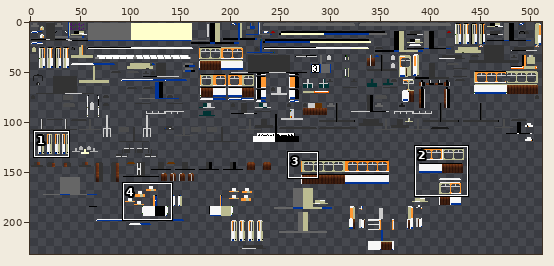
Two states of a sprite sheet, src/main/resources/assets/tc/textures/trains/Duewag_GT6ER_White.png. Above, an overview of the earlier version with the close-up marked.
Close-up. The starting point:
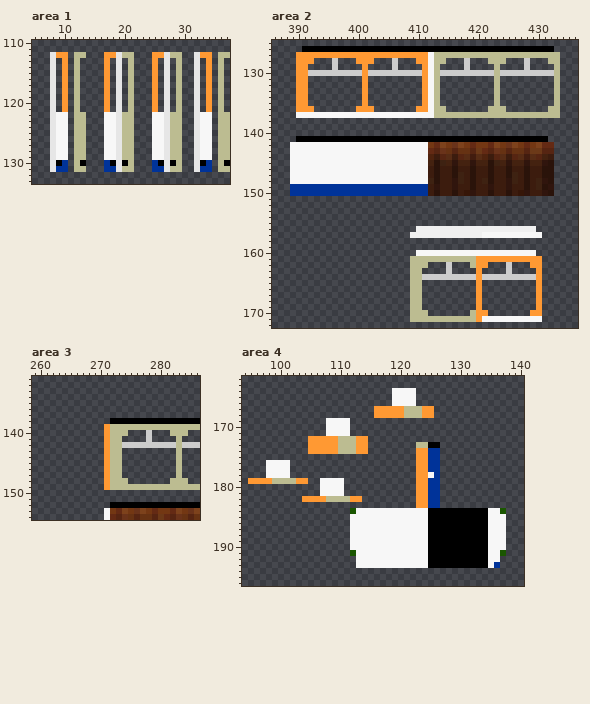
The file is 512x256 pixels. Colours within 5 levels of each other are drawn and written as one. Shown: area 1: x 5..37, y 110..133; area 2: x 386..436, y 125..172; area 3: x 259..286, y 131..154; area 4: x 94..140, y 162..196. The wide view leaves out empty margins. The commit also changed other parts of the picture, which this record leaves out.
The result:
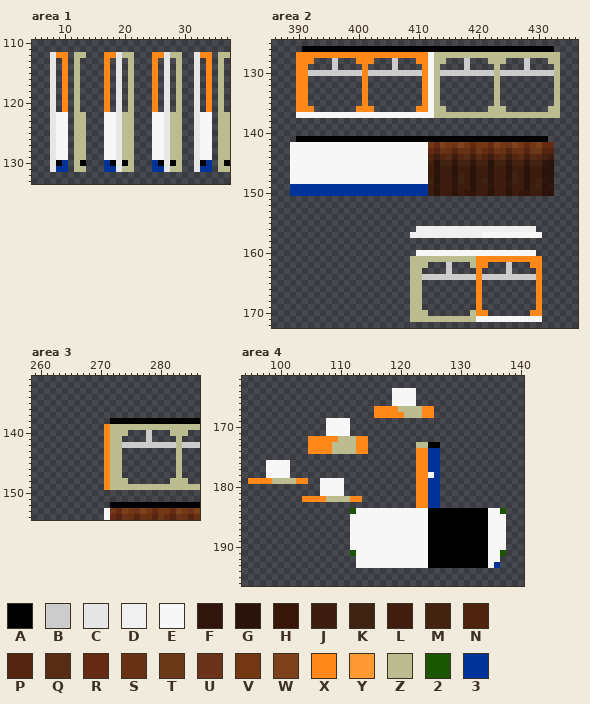
Palette (. is transparent): A #000000  B #cccccc  C #e6e6e6  D #f0f0f0  E #f7f7f7  F #30150d  G #2a130a  H #361608  J #3c1c0e  K #3e2212  L #421c0f  M #442210  N #4f230e  P #562512  Q #572c15  R #642a14  S #663213  T #6c3918  U #6a331a  V #733713  W #7d421c  X #ff8819  Y #ff9933  Z #bcbc91  2 #1a5600  3 #003399
The edit:
Area 1:
y 112: x 9..10 YY -> XX; x 17..18 YY -> XX; x 25..26 YY -> XX; x 33..34 YY -> XX
y 113..121: x 10 Y -> X; x 17 Y -> X; x 25 Y -> X; x 34 Y -> X
Area 2:
y 127: x 390..411 YYYYYYYYYYYYYYYYYYYYYY -> XXXXXXXXXXXXXXXXXXXXXX
y 128: x 390..392 YYY -> XXX; x 400..402 YYY -> XXX; x 410..411 YY -> XX
y 129..135: x 390..391 YY -> XX; x 401 Y -> X; x 411 Y -> X
y 136: x 390..392 YYY -> XXX; x 400..402 YYY -> XXX; x 410..411 YY -> XX
y 161: x 420..430 YYYYYYYYYYY -> XXXXXXXXXXX
y 162: x 420..421 YY -> XX; x 429..430 YY -> XX
y 163..169: x 420 Y -> X; x 430 Y -> X
y 170: x 420..421 YY -> XX; x 429..430 YY -> XX
y 171: x 420 Y -> E
Area 3:
y 139..149: x 271 Y -> X
Area 4:
y 167: x 116..120 YYYYY -> XXXXZ; x 124..125 YY -> XX
y 168: x 116..120 YYYYY -> XXXXX; x 124..125 YY -> XX
y 172: x 105..109 YYYYY -> XXXXX; x 113..114 YY -> XX
y 173: x 105..109 YYYYY -> XXXXZ; x 113..114 YY -> XX
y 174: x 105..109 YYYYY -> XXXXZ; x 113..114 YY -> XX; x 123..124 YY -> XX
y 175..178: x 123..124 YY -> XX
y 179: x 95..98 YYYY -> XXXX; x 103..104 YY -> XX; x 123..124 YY -> XX
y 180..181: x 123..124 YY -> XX
y 182: x 104..107 YYYY -> XXXX; x 112..113 YY -> XX; x 123..124 YY -> XX
y 183: x 123..124 YY -> XX
